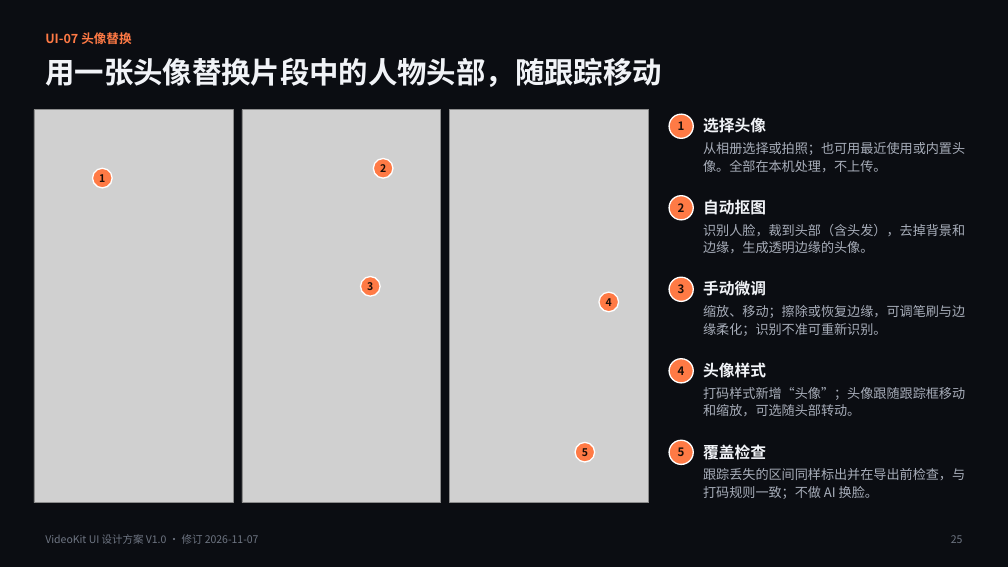
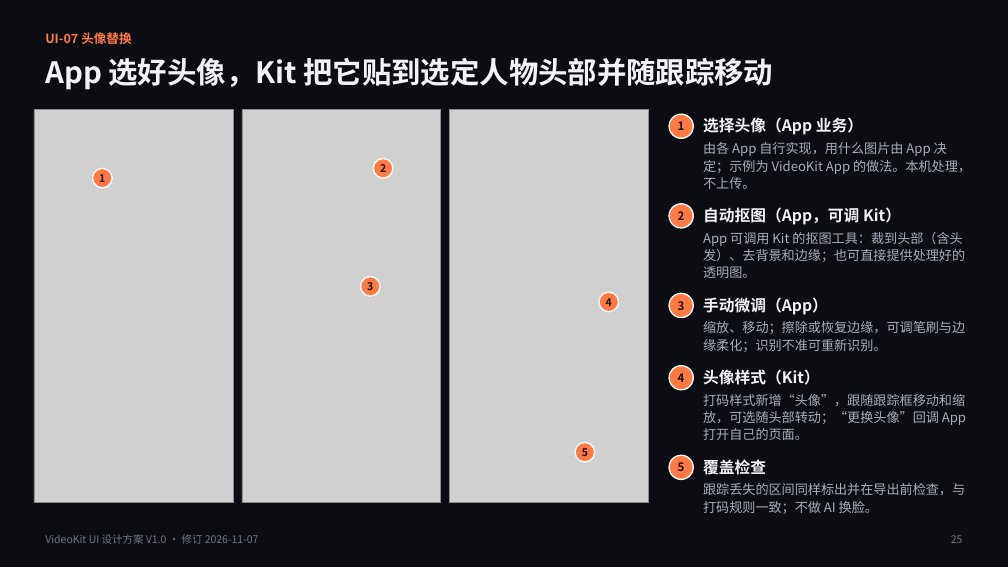
Before and after one commit to bennyliaa/VideoKit, a slide deck: slide 25 of docs/requirement/VideoKit_UI_Design_V1.0.pptx. Drawn at 1008x567 pixels with LibreOffice and Linux fonts; fonts in the diff are those of the drawing; grey boxes stand for pictures. Boxes give left, top, right and bottom in pixels: in the first picture for what was removed or moved away, otherwise in the second. Text is boxed around its words. In the diff, an @@ line names an element or a change of style, - is before the commit and + after.

```diff
--- a/docs/requirement/VideoKit_UI_Design_V1.0.pptx
+++ b/docs/requirement/VideoKit_UI_Design_V1.0.pptx
@@ text at box(45, 58, 774, 90): text changed @@
-用一张头像替换片段中的人物头部，随跟踪移动
+App 选好头像，Kit 把它贴到选定人物头部并随跟踪移动
@@ text at box(703, 117, 863, 135): text changed @@
-选择头像
+选择头像（App 业务）
@@ text at box(703, 142, 971, 189): text changed @@
-从相册选择或拍照；也可用最近使用或内置头像。全部在本机处理，不上传。
+由各 App 自行实现，用什么图片由 App 决定；示例为 VideoKit App 的做法。本机处理，不上传。
@@ ellipse "2": place and size @@
-ellipse "2" at box(669, 196, 693, 220)
+ellipse "2" at box(669, 204, 693, 228)
@@ text at box(703, 207, 901, 225): text changed @@
-自动抠图
+自动抠图（App，可调 Kit）
@@ text at box(703, 232, 965, 278): text changed @@
-识别人脸，裁到头部（含头发），去掉背景和边缘，生成透明边缘的头像。
+App 可调用 Kit 的抠图工具：裁到头部（含头发）、去背景和边缘；也可直接提供处理好的透明图。
@@ 3 texts, 2 ellipses: place and size @@
-3 texts, 2 ellipses at box(669, 278, 965, 499)
+3 texts, 2 ellipses at box(669, 293, 965, 514)
@@ text at box(703, 297, 828, 315): text changed @@
-手动微调
+手动微调（App）
@@ ellipse "4": place and size @@
-ellipse "4" at box(669, 359, 693, 383)
+ellipse "4" at box(669, 366, 693, 390)
@@ text at box(703, 369, 820, 385): text changed @@
-头像样式
+头像样式（Kit）
@@ text at box(703, 394, 966, 440): text changed @@
-打码样式新增“头像”；头像跟随跟踪框移动和缩放，可选随头部转动。
+打码样式新增“头像”，跟随跟踪框移动和缩放，可选随头部转动；“更换头像”回调 App 打开自己的页面。
```
Also in this commit, not shown: 5 other files.
